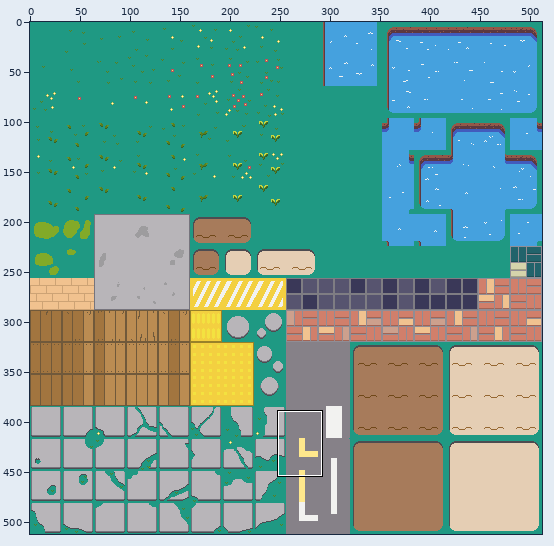
One commit to this sprite sheet: Assets/Sprites/BackGround.png. The picture above shows the old version from afar; the outline marks the close-up.
Close-up. Earlier state:
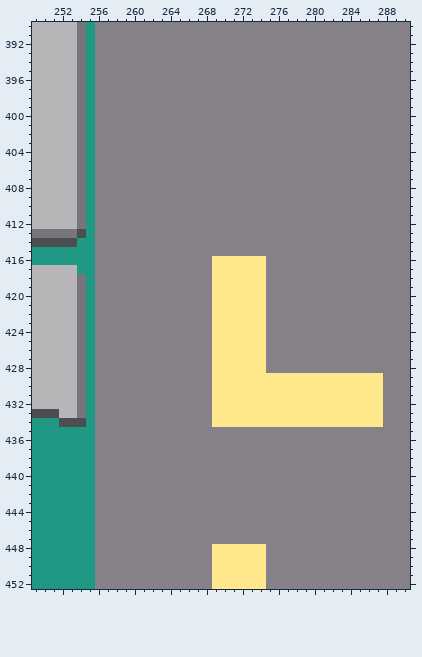
The file is 512x512 pixels. Shown: x 249..290, y 390..452. The commit also changed other parts of the picture, which this record leaves out.
Now the later version:
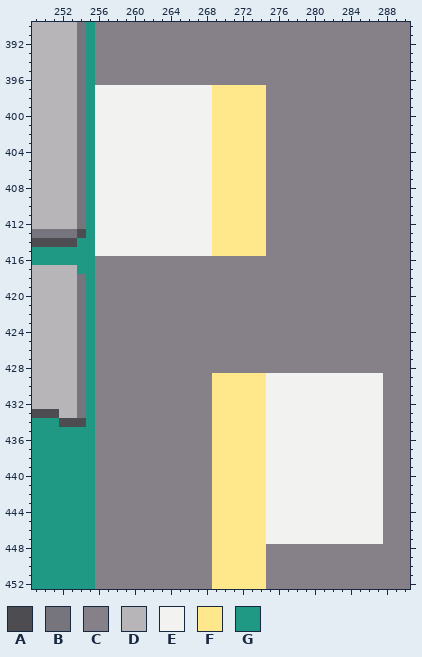
Palette (. is transparent): A #4d4c51  B #76747d  C #868188  D #b8b5b9  E #f2f2f0  F #ffe88c  G #1f9983
Change:
y 397..415: x 256..274 CCCCCCCCCCCCCCCCCCC -> EEEEEEEEEEEEEFFFFFF
y 416..428: x 269..274 FFFFFF -> CCCCCC
y 429..434: x 275..287 FFFFFFFFFFFFF -> EEEEEEEEEEEEE
y 435..447: x 269..287 CCCCCCCCCCCCCCCCCCC -> FFFFFFEEEEEEEEEEEEE
Pixel boxes of the changes (left, top, right, bottom) in both close-ups:
changed: (95, 85, 383, 544)
